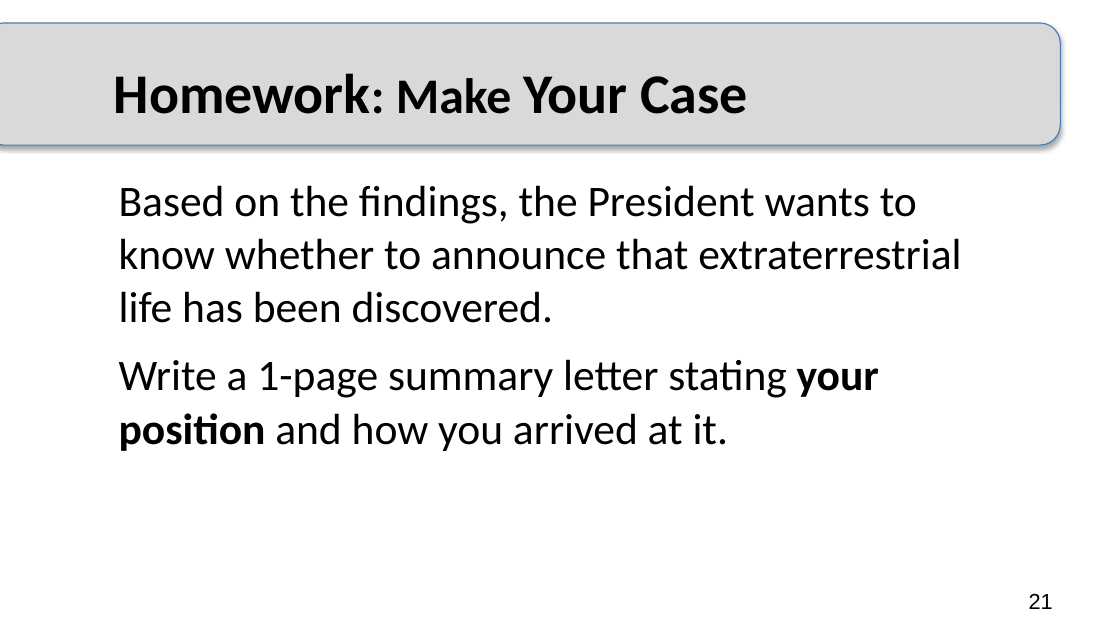
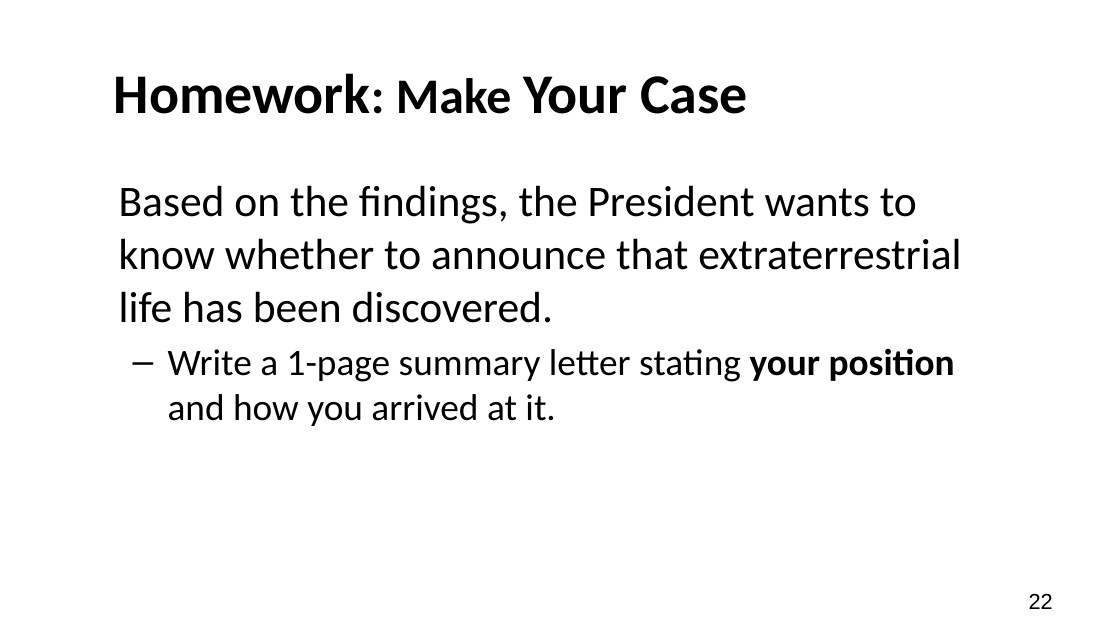
Before and after one commit to adanieljohnson/NTC2024, a slide deck: slide 22 of docs/downloads/Case-What_Is_Life_annotated.pptx (slide 21 before the commit). Drawn at 1120x630 pixels with LibreOffice and Linux fonts; fonts in the diff are those of the drawing. Boxes give left, top, right and bottom in pixels: in the first picture for what was removed or moved away, otherwise in the second. Text is boxed around its words. In the diff, an @@ line names an element or a change of style, - is before the commit and + after.

```diff
--- a/docs/downloads/Case-What_Is_Life_annotated.pptx
+++ b/docs/downloads/Case-What_Is_Life_annotated.pptx
@@ rounded rectangle removed at box(0, 24, 1060, 146) @@
@@ text at box(168, 348, 955, 426): size 28 to 24 pt in "Write a 1-page summary letter stating your ..."; bullet none to –; list level 1 to 2 in "Write a 1-page summary letter ..." @@
@@ page number at box(1029, 593, 1053, 609): text changed @@
-21
+22
```
Also in this commit, not shown: 19 other slides changed, 1 slide added, 2 other files.
